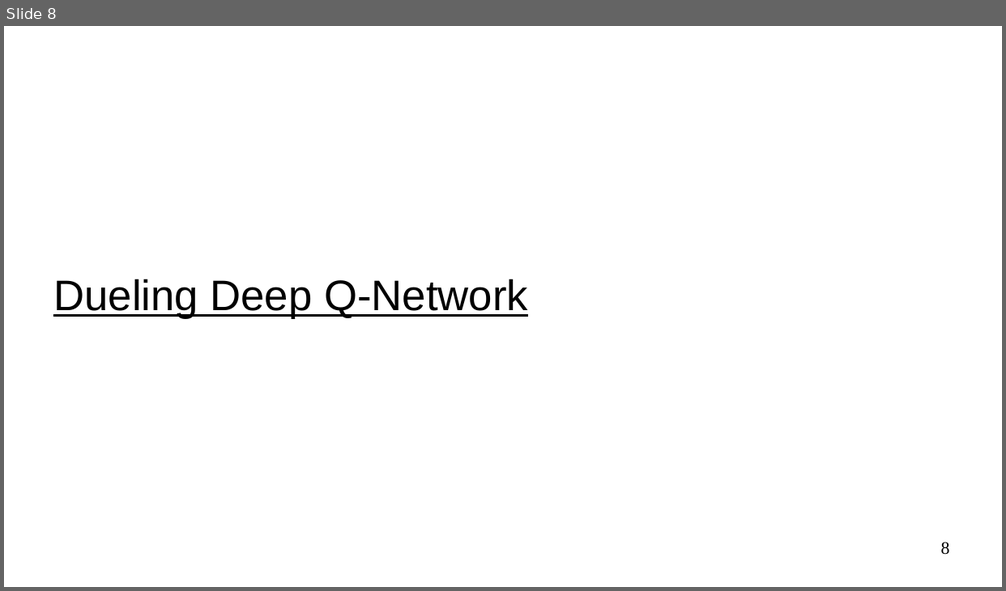
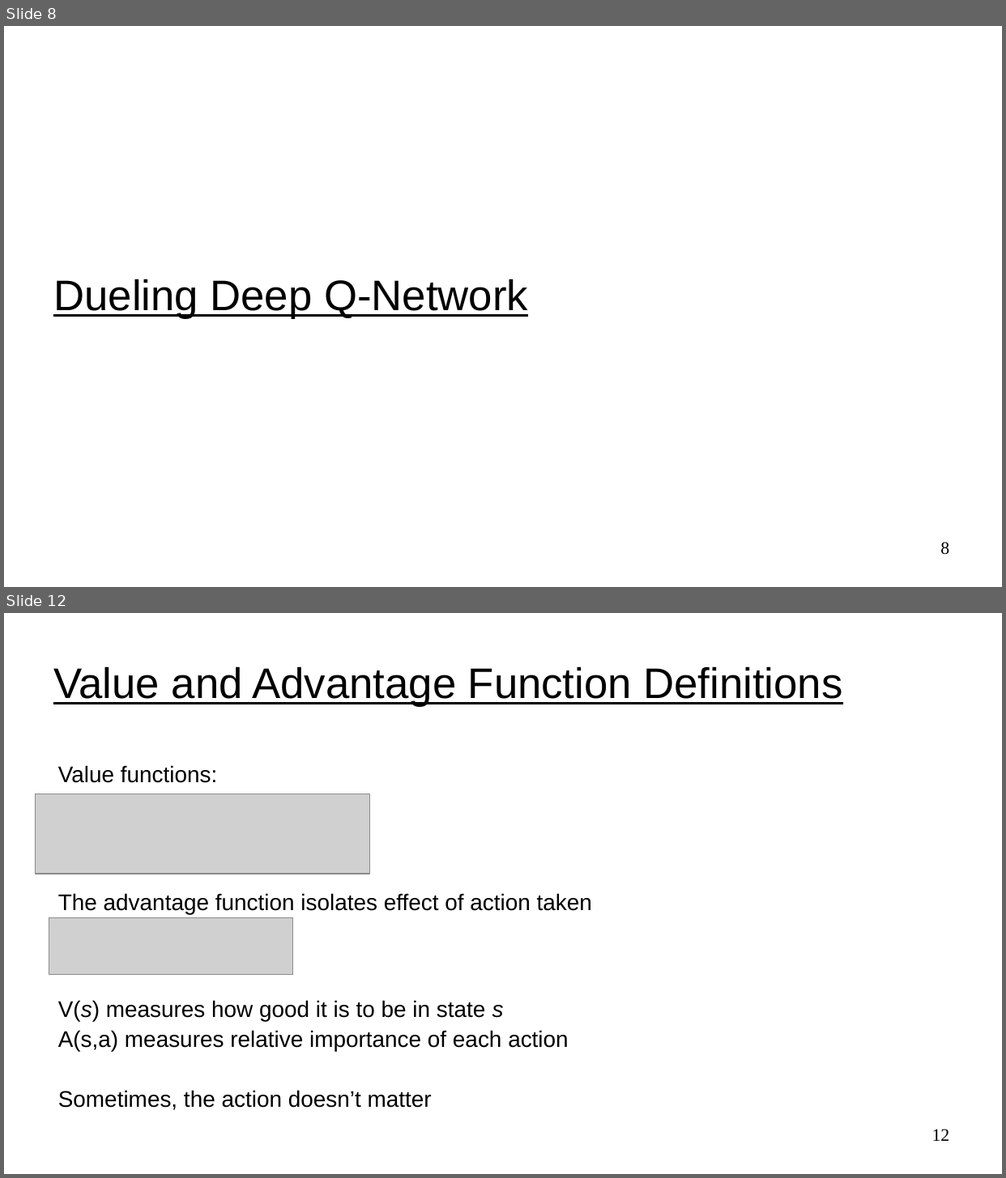
Before and after one commit to UVADS/reinforcement_learning, a slide deck: 06_deep_q_networks_extensions/dqn_extensions.ppt. Shown one above the other, each under a label of ours: slide 8 before the commit, slides 8 and 12 after it; the slides between them are not shown. The pictures are 1006x591 and 1006x1178 pixels, drawn with LibreOffice and Linux fonts; fonts in the diff are those of the drawing; grey boxes stand for pictures. Boxes give left, top, right and bottom in pixels: in the first picture for what was removed or moved away, otherwise in the second. Text is boxed around its words. In the diff, an @@ line names an element or a change of style, - is before the commit and + after.

```diff
--- a/06_deep_q_networks_extensions/dqn_extensions.ppt
+++ b/06_deep_q_networks_extensions/dqn_extensions.ppt
@@ slide 12 added at [4,613,1002,1174], background #FFFFFF @@
@@ title added at [53,666,843,707], 34 pt, text #000000, underline @@
+Value and Advantage Function Definitions
@@ text added at [58,765,217,783], 18 pt, text #000000 @@
+Value functions:
@@ picture added at [35,794,370,874] @@
@@ text added at [58,893,592,915], 18 pt, text #000000 @@
+The advantage function isolates effect of action taken
@@ picture added at [49,918,293,975] @@
@@ text added at [58,1000,569,1110], 18 pt, text #000000 @@
+V(s) measures how good it is to be in state s
+A(s,a) measures relative importance of each action
+Sometimes, the action doesn’t matter
@@ page number added at [932,1129,950,1141], 14 pt, text #000000 @@
+12
```
Also in this commit, not shown: 1 slide changed, 6 other slides added.
